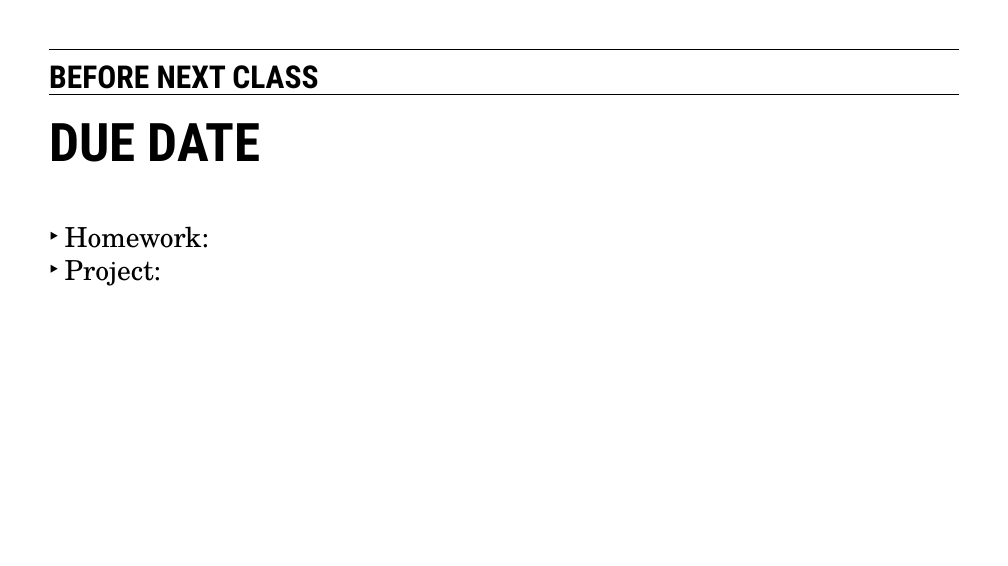
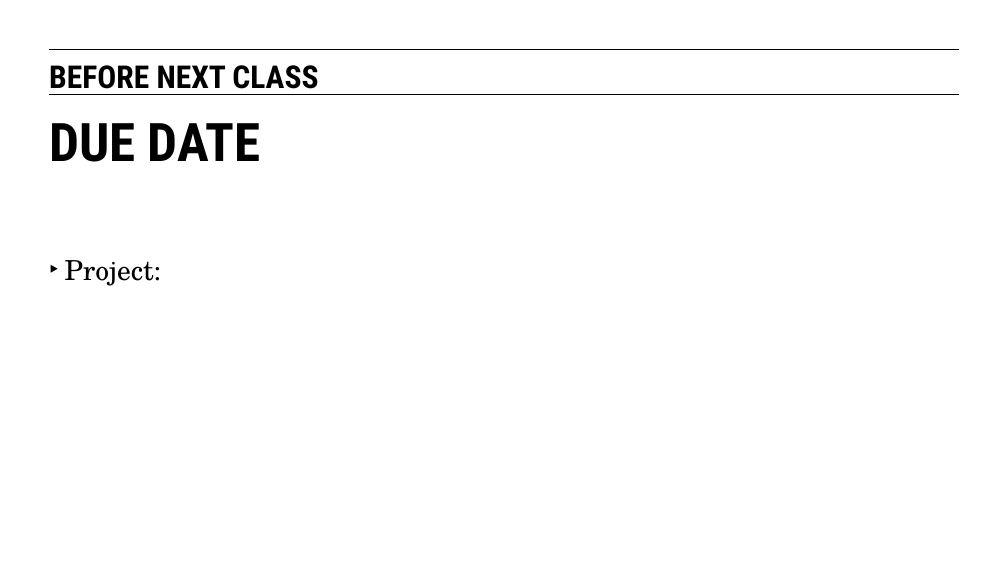
Before and after one commit to eflautt/ga-data-science, a slide deck: slide 45 of lessons/lesson-05/05-data-science-tools.pptx (slide 43 before the commit). Drawn at 1008x566 pixels with LibreOffice and Linux fonts; fonts in the diff are those of the drawing. Boxes give left, top, right and bottom in pixels: in the first picture for what was removed or moved away, otherwise in the second. Text is boxed around its words. In the diff, an @@ line names an element or a change of style, - is before the commit and + after.

```diff
--- a/lessons/lesson-05/05-data-science-tools.pptx
+++ b/lessons/lesson-05/05-data-science-tools.pptx
@@ text at (65,226,209,248): paragraph removed @@
-‣ Homework:
```
Also in this commit, not shown: 10 other slides changed, 2 slides added.
